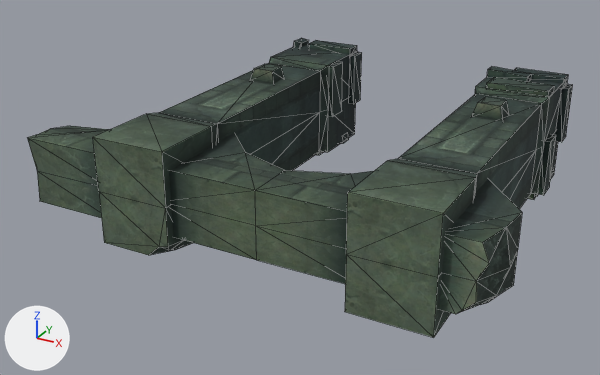
Renders of the OBJ model sceneobjs/taitan_fuben_01/taitan_fuben_01_zhuzi_01.obj from each side of a commit.
Before and after are seen from a camera (50 mm lens) standing at (312.0, -786.0, 268.0) and looking at (-15.0, -190.0, -29.0). The lights are fixed; the arrows at lower left show +X, +Y and +Z. Mesh edges are drawn as thin lines. Where no turn or scale is listed for an object, it has been applied to the vertices.

Names of what the first picture shows: 'taitan_fuben_01_zhuzi_01'.
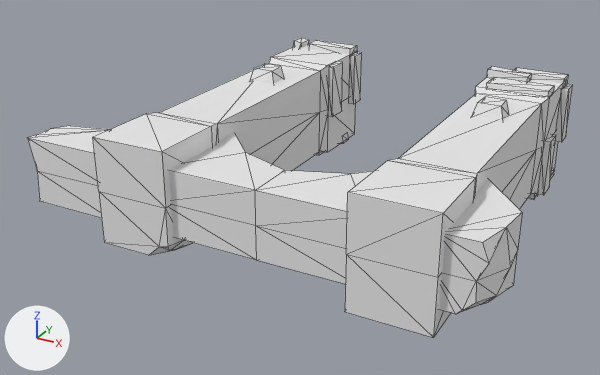
Pixel boxes (x1, y1, x2, y2) of what changed, in the pictures (600 x 375 px):
'taitan_fuben_01_zhuzi_01', recoloured: (27, 38, 573, 337) in both

Diff of the bpy script that builds the scene:
```diff
--- a/sceneobjs/taitan_fuben_01/taitan_fuben_01_zhuzi_01.obj.py
+++ b/sceneobjs/taitan_fuben_01/taitan_fuben_01_zhuzi_01.obj.py
@@ mat_material_1_1 @@
+mat_material_1_1 = principled_material('material_1')
+mat_material_1_1.base_color = (0.8, 0.8, 0.8)  # white #e7e7e7
+mat_material_1_1.roughness = 1.0
@@ me_taitan_fuben_01_zhuzi_01 @@
 me_taitan_fuben_01_zhuzi_01.from_pydata(...)  # 315 vertices, 418 faces; spans x -201.0..202.0, y -334.0..0.0, z -57.0..55.0
-me_taitan_fuben_01_zhuzi_01.materials.append(mat_material_1)  # picture img_taitan_fuben_01_zhuzi_01_png
+me_taitan_fuben_01_zhuzi_01.materials.append(mat_material_1_1)  # white #e7e7e7
```
